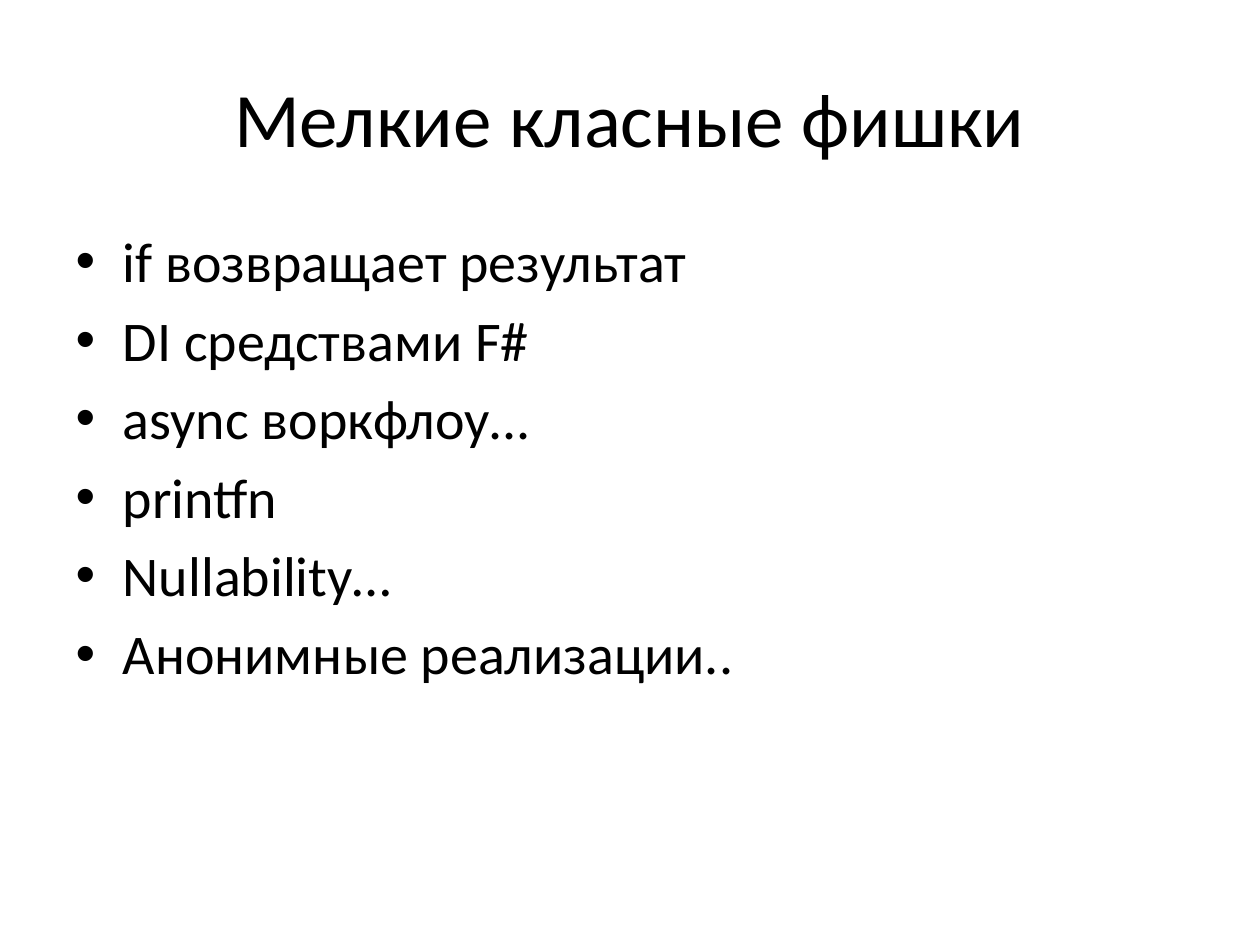
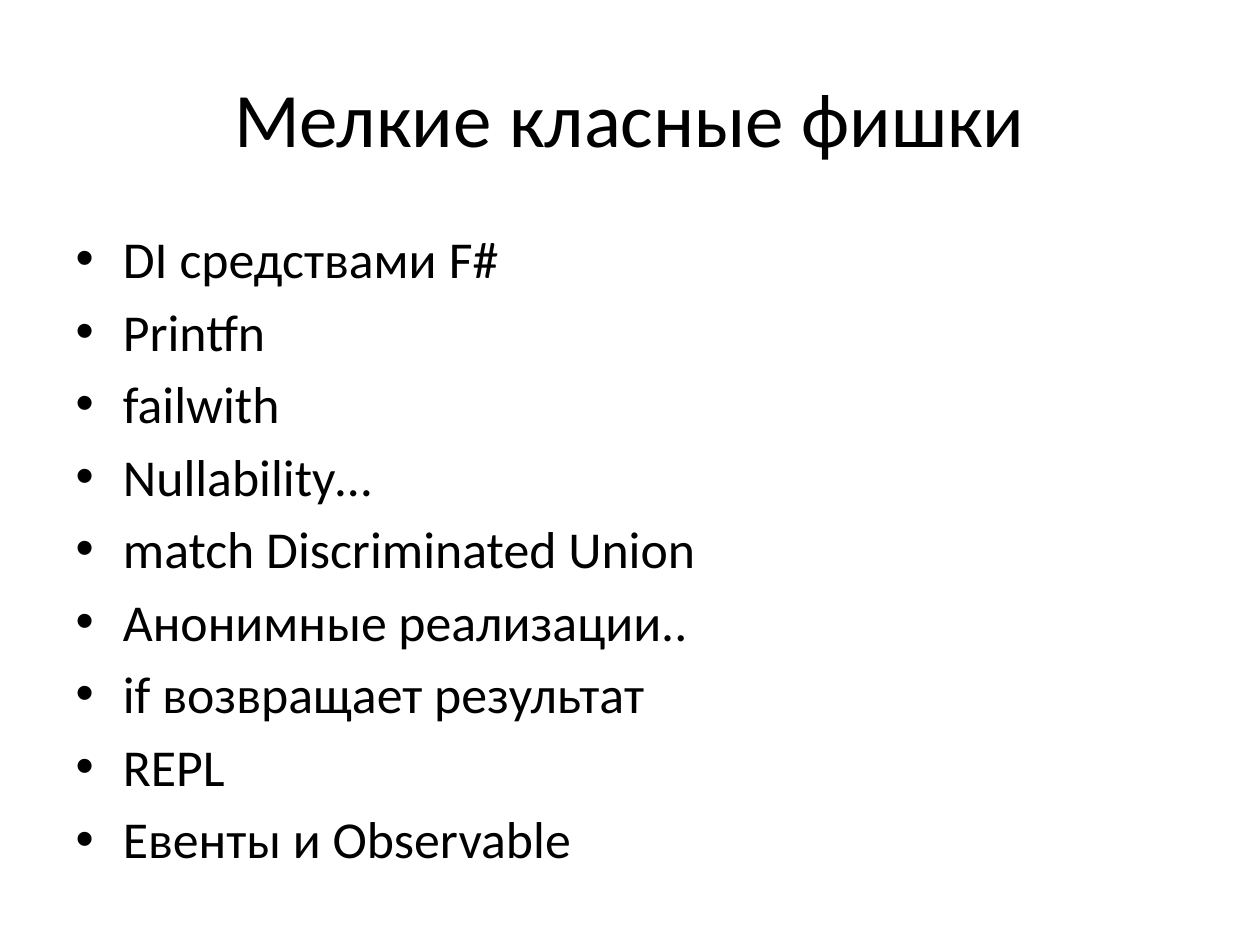
Before and after one commit to chaliy/my_talks, a slide deck: slide 10 of NormalFSharp/NormalFSharp.pptx (slide 8 before the commit). Drawn at 1260x945 pixels with LibreOffice and Linux fonts; fonts in the diff are those of the drawing. Boxes give left, top, right and bottom in pixels: in the first picture for what was removed or moved away, otherwise in the second. Text is boxed around its words. In the diff, an @@ line names an element or a change of style, - is before the commit and + after.

```diff
--- a/NormalFSharp/NormalFSharp.pptx
+++ b/NormalFSharp/NormalFSharp.pptx
@@ text at <box>123,243,695,650</box>: paragraphs added @@
+• DI средствами F#
+• Printfn
+• failwith
+• Nullability…
+• match Discriminated Union
+• Анонимные реализации..
@@ text at <box>123,677,644,722</box>: size 32 to 29.6 pt in "if возвращает результат" @@
@@ text at <box>123,752,571,859</box>: text changed; size 32 to 29.6 pt @@
-• DI средствами F#
-• async воркфлоу...
-• printfn
-• Nullability…
-• Анонимные реализации..
+• REPL
+• Евенты и Observable
```
Also in this commit, not shown: 1 other slide changed, 2 slides added, 2 other files.
